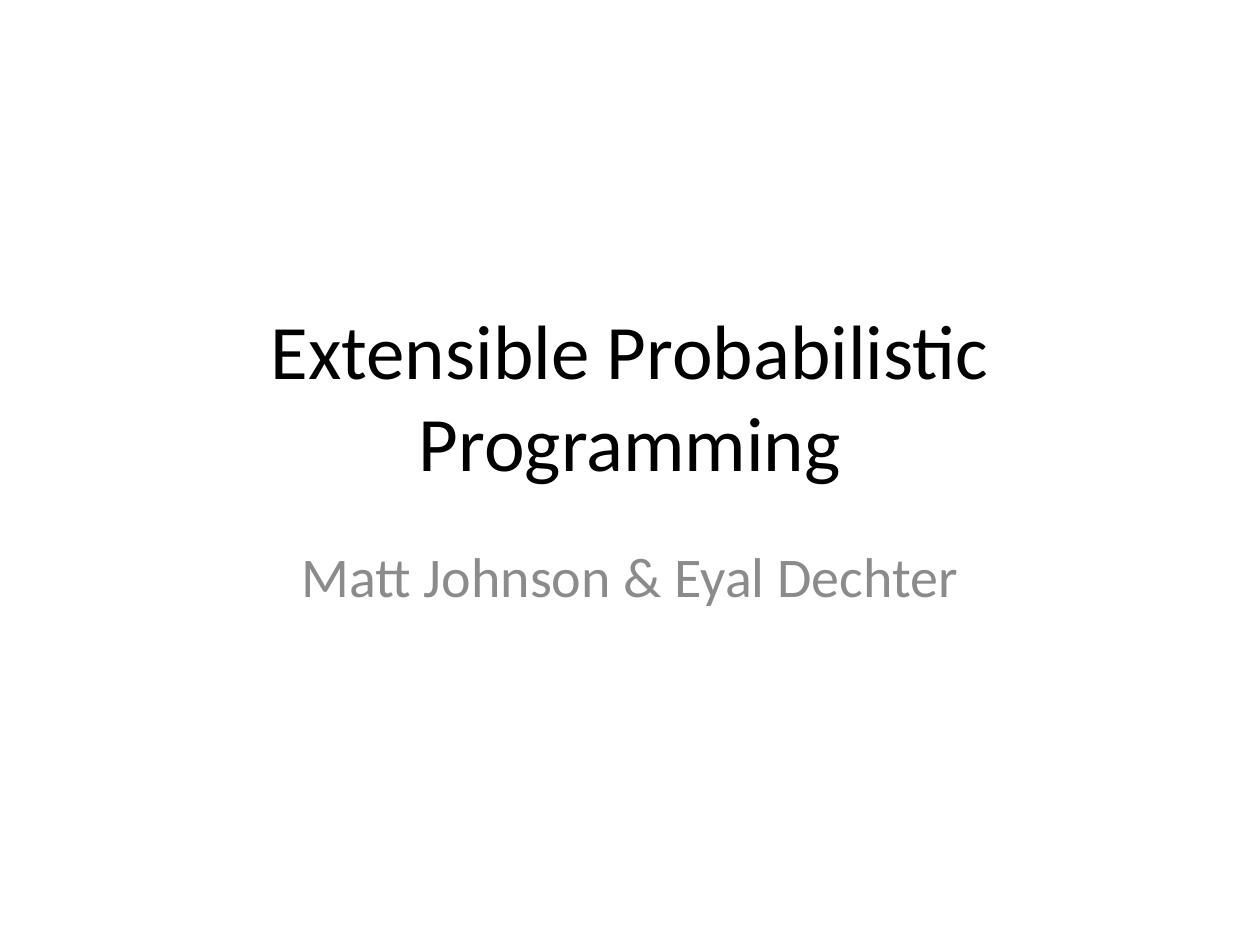
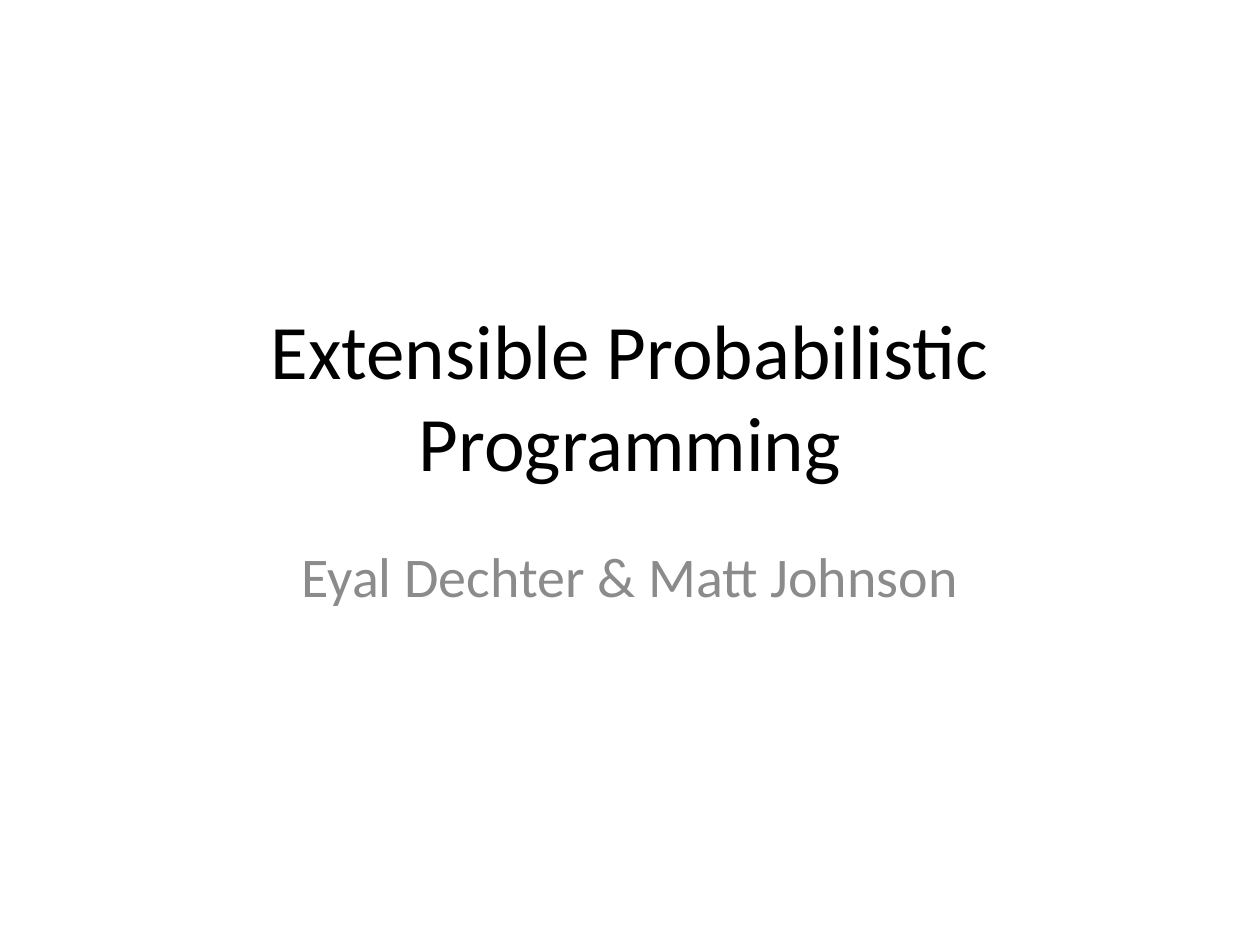
Before and after one commit to mattjj/probprog, a slide deck: slide 1 of SussmanCourse.ProbProgPresentation.pptx. Drawn at 1260x945 pixels with LibreOffice and Linux fonts; fonts in the diff are those of the drawing. Boxes give left, top, right and bottom in pixels: in the first picture for what was removed or moved away, otherwise in the second. Text is boxed around its words. In the diff, an @@ line names an element or a change of style, - is before the commit and + after.

```diff
--- a/SussmanCourse.ProbProgPresentation.pptx
+++ b/SussmanCourse.ProbProgPresentation.pptx
@@ subtitle at (301,558,958,606): text changed @@
-Matt Johnson & Eyal Dechter
+Eyal Dechter & Matt Johnson
```
Also in this commit, not shown: 2 other slides changed, 4 slides added, 4 slides removed.
